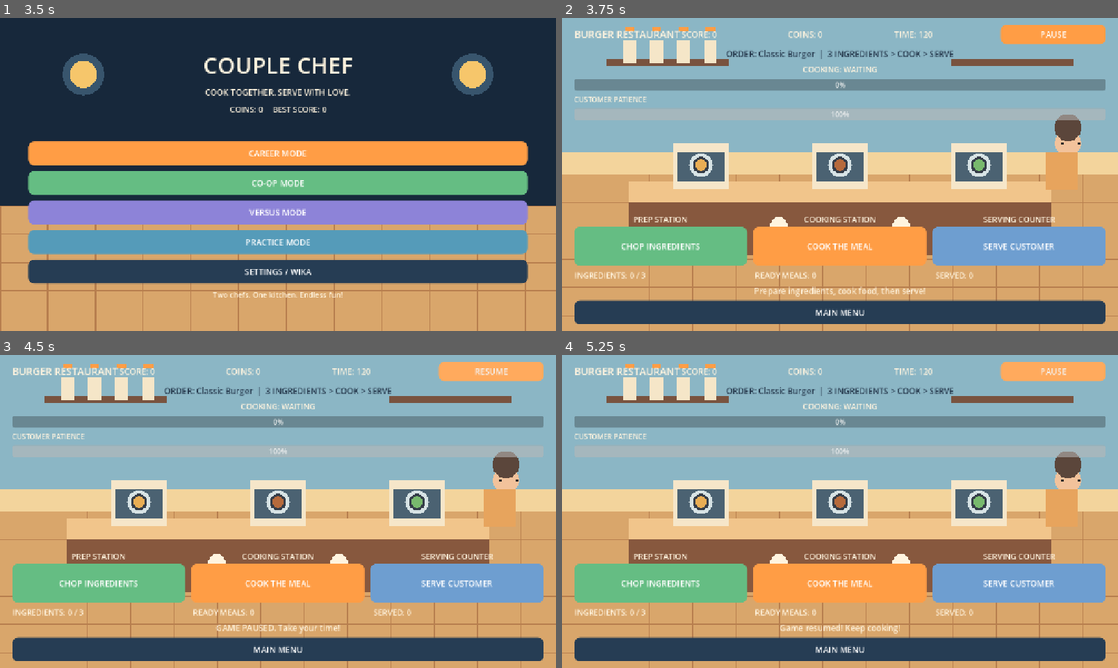
Above: before the commit, frames 1-4 (two rows, left to right).
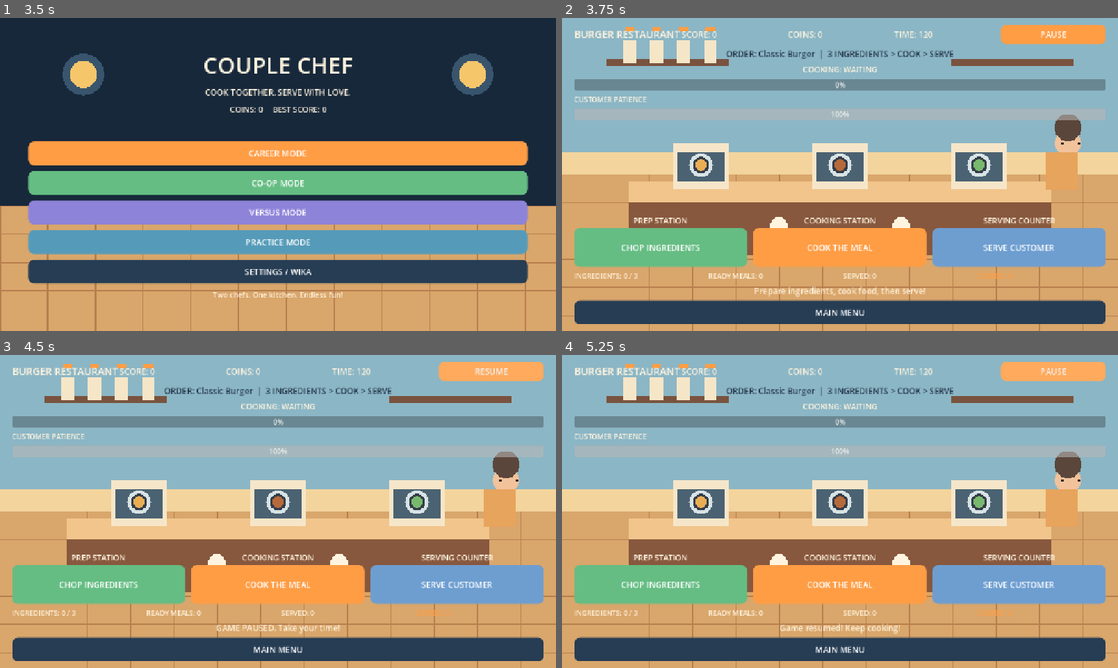
Above: after the commit, the same moments.

Repository: Cooper0203/couple-chef-godot
Game: Godot game, scene res://main.tscn
Two runs of this game, one before a commit and one after it. Both use one fixed random seed, a clock stepped at 60 frames per second and the inputs below.
Inputs:
- Up to frame 1 (3.5 s): click "CAREER MODE" at 0.5 s; click "BURGER RESTAURANT - LEVELS 1-…" at 1.25 s; click "BACK" at 2 s; click "BACK" at 2.75 s
- Up to frame 2 (3.75 s): click "CO-OP MODE" at 3.5 s
- Up to frame 3 (4.5 s): click "PAUSE" at 4.25 s
- Up to frame 4 (5.25 s): click "RESUME" at 5 s

Frame 1 is identical in both runs. In frame 2, 2.4% of the frame differs, in the area x 2-98%, y 63-84%; in frame 3, 2.4%; in frame 4, 2.4%.

Commit message:
Implement combo bonuses and UI updates
Added combo bonus tracking and updated UI elements.

Diff:
--- a/scripts/main.gd
+++ b/scripts/main.gd
@@ -10,21 +10,17 @@
 const RED := Color("#e96b66")
 const PANEL := Color("#263d54")
 const CHEF_OUTFIT_NAMES := ["RED", "BLUE", "GREEN", "PURPLE", "ORANGE", "PINK"]
-
 const CHEF_OUTFIT_COLORS := [
-    Color("#e96b66"),
-    Color("#559bb9"),
-    Color("#65bd83"),
-    Color("#8d83d8"),
-    Color("#ff9d45"),
-    Color("#e78db5")
+    Color("#e96b66"), Color("#559bb9"), Color("#65bd83"),
+    Color("#8d83d8"), Color("#ff9d45"), Color("#e78db5")
 ]
 
 const ROUND_TIME := 120
 const COOKING_TIME := 4.0
 const CUSTOMER_PATIENCE := 30.0
-const INGREDIENTS_REQUIRED := 3
 const CAREER_COMPLETION_BONUS := 50
+const COMBO_THREE_BONUS := 5
+const COMBO_FIVE_BONUS := 10
 const SAVE_PATH := "user://couple_chef.cfg"
 
 var screen := "menu"
@@ -45,13 +41,18 @@
 var time_left := ROUND_TIME
 var level := 1
 var unlocked_level := 1
+
 var career_bonus_earned := 0
+var combo_bonus_earned := 0
+var current_combo := 0
+var best_combo := 0
 
 var game_running := false
 var game_paused := false
 var paused_game_time := 0.0
 var paused_cooking_time := 0.0
 var pause_button: Button
+
 var status_text := "Welcome to Couple Chef!"
 var selected_language := "English"
 var chef1_outfit_index := 0
@@ -65,6 +66,7 @@
 var ingredient_label: Label
 var meal_label: Label
 var customers_label: Label
+var combo_label: Label
 
 var game_timer: Timer
 var cooking_timer: Timer
@@ -159,6 +161,7 @@
 
     draw_chef(Vector2(size.x * 0.39, size.y * 0.70), Color("#f4bd91"), CHEF_OUTFIT_COLORS[chef1_outfit_index])
     draw_chef(Vector2(size.x * 0.61, size.y * 0.70), Color("#d99a6c"), CHEF_OUTFIT_COLORS[chef2_outfit_index])
+
     draw_circle(Vector2(size.x * 0.91, size.y * 0.40), 30, Color("#f2c29b"))
     draw_circle(Vector2(size.x * 0.91, size.y * 0.35), 31, Color("#5b463b"))
     draw_rect(Rect2(size.x * 0.87, size.y * 0.43, 75, 85), Color("#e7a45d"))
@@ -255,8 +258,7 @@
     progress.horizontal_alignment = HORIZONTAL_ALIGNMENT_CENTER
     layout.add_child(progress)
 
-    var burger := make_button("BURGER RESTAURANT  -  LEVELS 1-10", func(): show_levels("Burger Restaurant", 1, 10), ORANGE)
-    layout.add_child(burger)
+    layout.add_child(make_button("BURGER RESTAURANT  -  LEVELS 1-10", func(): show_levels("Burger Restaurant", 1, 10), ORANGE))
 
     var cafe := make_button("CAFE & BAKERY  -  LEVELS 11-20", func(): show_levels("Cafe & Bakery", 11, 20), Color("#b982c9"))
     cafe.disabled = unlocked_level < 11
@@ -320,7 +322,6 @@
             func(): start_career_level(restaurant_name, selected_level),
             ORANGE
         )
-
         level_button.disabled = selected_level > unlocked_level
         level_list.add_child(level_button)
 
@@ -371,11 +372,7 @@
 
 
 func toggle_language() -> void:
-    if selected_language == "English":
-        selected_language = "Filipino"
-    else:
-        selected_language = "English"
-
+    selected_language = "Filipino" if selected_language == "English" else "English"
     show_settings()
 
 
@@ -399,13 +396,16 @@
     score = 0
     round_coins = 0
     career_bonus_earned = 0
+    combo_bonus_earned = 0
+    current_combo = 0
+    best_combo = 0
     ingredients = 0
     cooked_meals = 0
     customers_served = 0
     customers_lost = 0
+
     generate_customer_order()
     time_left = ROUND_TIME
-
     cooking_seconds = 0.0
     cooking_active = false
     game_paused = false
@@ -413,7 +413,6 @@
     paused_cooking_time = 0.0
 
     round_customer_patience = CUSTOMER_PATIENCE
-
     if game_mode == "Career":
         round_customer_patience = maxf(15.0, CUSTOMER_PATIENCE - float(level - 1) * 0.5)
 
@@ -501,16 +500,18 @@
     add_station(stations, "SERVING COUNTER", "SERVE CUSTOMER", serve_meal, Color("#6e9ed0"))
 
     var stats := HBoxContainer.new()
-    stats.add_theme_constant_override("separation", 25)
+    stats.add_theme_constant_override("separation", 15)
     layout.add_child(stats)
 
-    ingredient_label = make_label("INGREDIENTS: 0 / 3", 18, CREAM)
-    meal_label = make_label("READY MEALS: 0", 18, CREAM)
-    customers_label = make_label("CAREER GOAL: 0 / 5" if game_mode == "Career" else "SERVED: 0", 18, CREAM)
+    ingredient_label = make_label("INGREDIENTS: 0 / 3", 16, CREAM)
+    meal_label = make_label("READY MEALS: 0", 16, CREAM)
+    customers_label = make_label("CAREER GOAL: 0 / 5" if game_mode == "Career" else "SERVED: 0", 16, CREAM)
+    combo_label = make_label("COMBO: 0", 16, ORANGE)
 
     stats.add_child(ingredient_label)
     stats.add_child(meal_label)
     stats.add_child(customers_label)
+    stats.add_child(combo_label)
 
     status_label = make_label(status_text, 19, CREAM)
     status_label.horizontal_alignment = HORIZONTAL_ALIGNMENT_CENTER
@@ -567,7 +568,6 @@
     cooking_bar.value = 0.0
     cooking_status_label.text = "COOKING: 0%"
     status_text = "Your meal is cooking! Please wait."
-
     cooking_timer.start()
     refresh_ui()
 
@@ -586,6 +586,23 @@
     coins += 10
     round_coins += 10
     customers_served += 1
+
+    current_combo += 1
+    best_combo = maxi(best_combo, current_combo)
+
+    var combo_message := ""
+
+    if current_combo == 3:
+        coins += COMBO_THREE_BONUS
+        round_coins += COMBO_THREE_BONUS
+        combo_bonus_earned += COMBO_THREE_BONUS
+        combo_message = "  3 CUSTOMER COMBO! +5 BONUS COINS!"
+    elif current_combo == 5:
+        coins += COMBO_FIVE_BONUS
+        round_coins += COMBO_FIVE_BONUS
+        combo_bonus_earned += COMBO_FIVE_BONUS
+        combo_message = "  5 CUSTOMER COMBO! +10 BONUS COINS!"
+
     generate_customer_order()
     customer_patience = round_customer_patience
 
@@ -593,7 +610,7 @@
         order_label.text = "ORDER: " + current_order_name + "  |  " + str(current_ingredients_required) + " INGREDIENTS > COOK > SERVE"
 
     patience_bar.value = customer_patience
-    status_text = "Customer served! +100 points and +10 coins!"
+    status_text = "Customer served! +100 points and +10 coins!" + combo_message
 
     save_progress()
     refresh_ui()
@@ -618,6 +635,9 @@
     if customers_label:
         customers_label.text = "CAREER GOAL: " + str(customers_served) + " / 5" if game_mode == "Career" else "SERVED: " + str(customers_served)
 
+    if combo_label:
+        combo_label.text = "COMBO: " + str(current_combo)
+
     if status_label:
         status_label.text = status_text
 
@@ -628,13 +648,11 @@
 
     if not game_paused:
         paused_game_time = game_timer.time_left
-
         if cooking_active:
             paused_cooking_time = cooking_timer.time_left
 
         game_timer.stop()
         cooking_timer.stop()
-
         game_paused = true
         pause_button.text = "RESUME"
         status_text = "GAME PAUSED. Take your time!"
@@ -670,11 +688,9 @@
         cooking_active = false
         ingredients -= current_ingredients_required
         cooked_meals += 1
-
         cooking_bar.value = COOKING_TIME
         cooking_status_label.text = "COOKING COMPLETE!"
         status_text = "Delicious! Your meal is ready!"
-
         refresh_ui()
 
 
@@ -690,8 +706,9 @@
 
     if customer_patience <= 0:
         customers_lost += 1
+        current_combo = 0
         customer_patience = round_customer_patience
-        status_text = "Customer left! A new customer has arrived."
+        status_text = "Customer left! Your combo was reset."
 
     refresh_ui()
 
@@ -716,7 +733,6 @@
         unlocked_level = mini(30, maxi(unlocked_level, level + 1))
 
     save_progress()
-
     status_text = "TIME UP! ROUND COMPLETE!"
     show_results()
 
@@ -754,6 +770,8 @@
     add_result_line(layout, "CUSTOMERS SERVED", str(customers_served))
     add_result_line(layout, "CUSTOMERS LOST", str(customers_lost))
     add_result_line(layout, "BEST SCORE", str(best_score))
+    add_result_line(layout, "BEST COMBO", str(best_combo))
+    add_result_line(layout, "COMBO BONUS COINS", "+" + str(combo_bonus_earned))
 
     if career_bonus_earned > 0:
         add_result_line(layout, "CAREER COMPLETION BONUS", "+" + str(career_bonus_earned))
@@ -811,7 +829,6 @@
 
 func save_progress() -> void:
     var config := ConfigFile.new()
-
     config.set_value("progress", "coins", coins)
     config.set_value("progress", "best_score", best_score)
     config.set_value("progress", "unlocked_level", unlocked_level)
